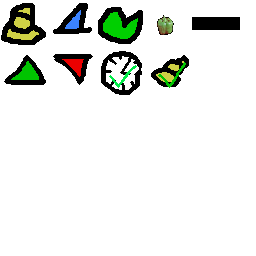
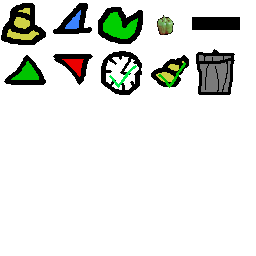
Two versions of the same layered image (256×256). Layer-by-layer changes:
painted on "realbg" over bbox(196, 49, 235, 95)
